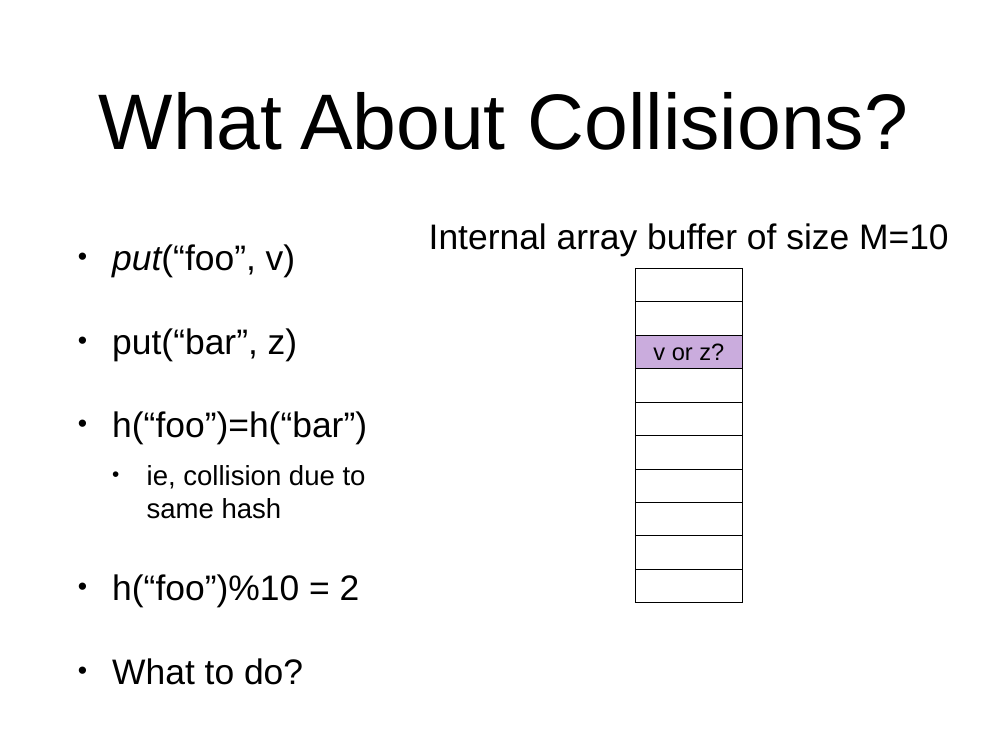
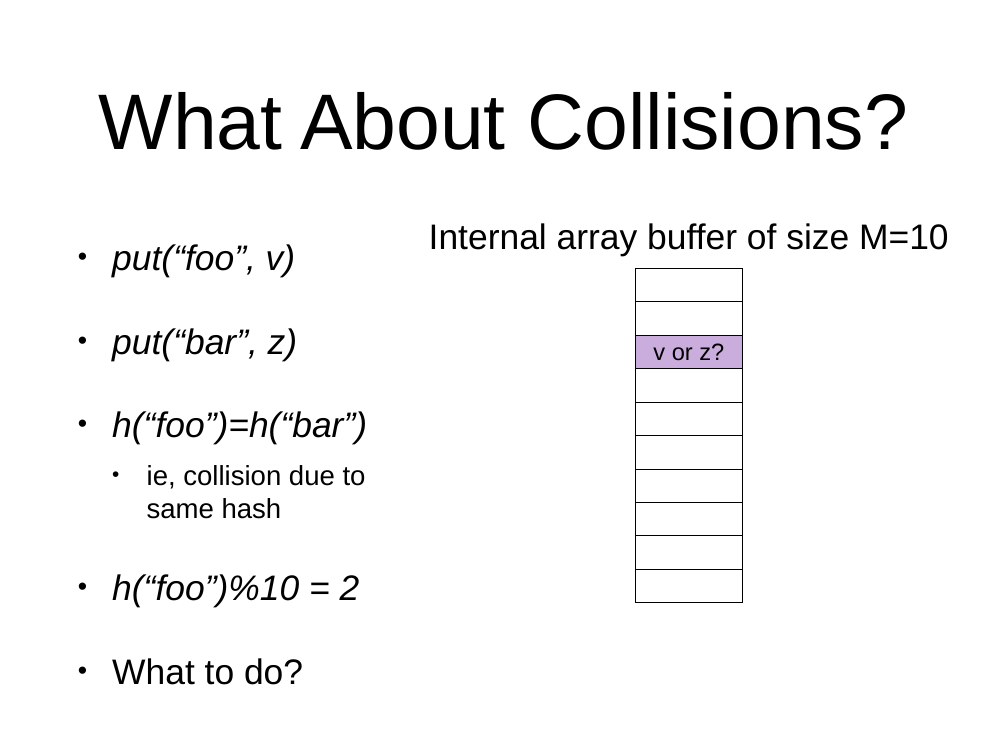
Before and after one commit to arcuri82/algorithms, a slide deck: slide 7 of docs/slides/06/06_hash_maps.pptx. Drawn at 1008x756 pixels with LibreOffice and Linux fonts; fonts in the diff are those of the drawing. Boxes give left, top, right and bottom in pixels: in the first picture for what was removed or moved away, otherwise in the second. Text is boxed around its words. In the diff, an @@ line names an element or a change of style, - is before the commit and + after.

```diff
--- a/docs/slides/06/06_hash_maps.pptx
+++ b/docs/slides/06/06_hash_maps.pptx
@@ text at [112, 244, 367, 608]: italic on in "put(“foo”, v)", "put(“bar”, z)", "h(“foo”)=h(“bar”)", "h(“foo”)%10 = 2" @@
```
Also in this commit, not shown: 5 other slides changed, 2 slides added, 1 other file.
